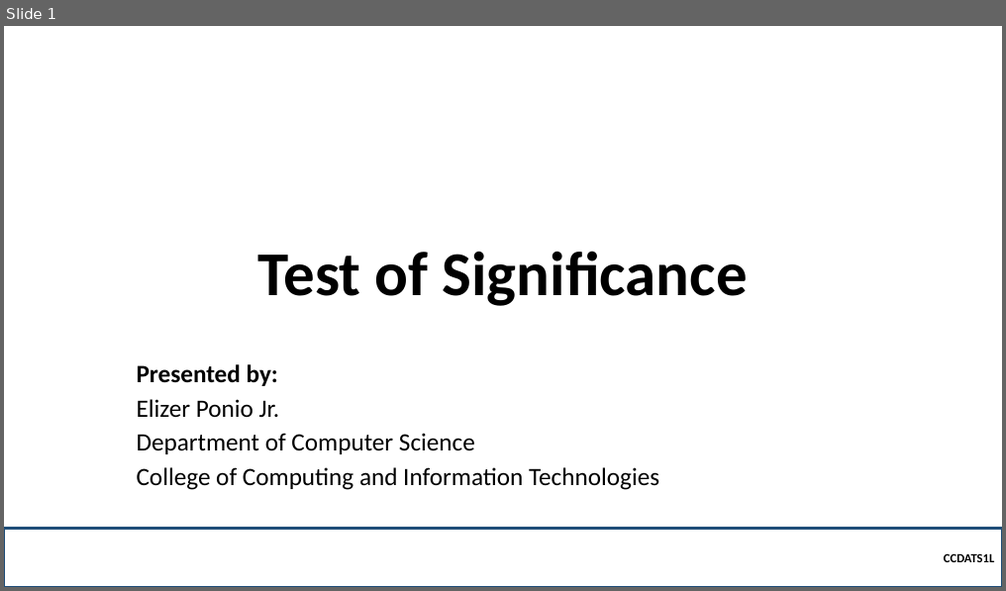
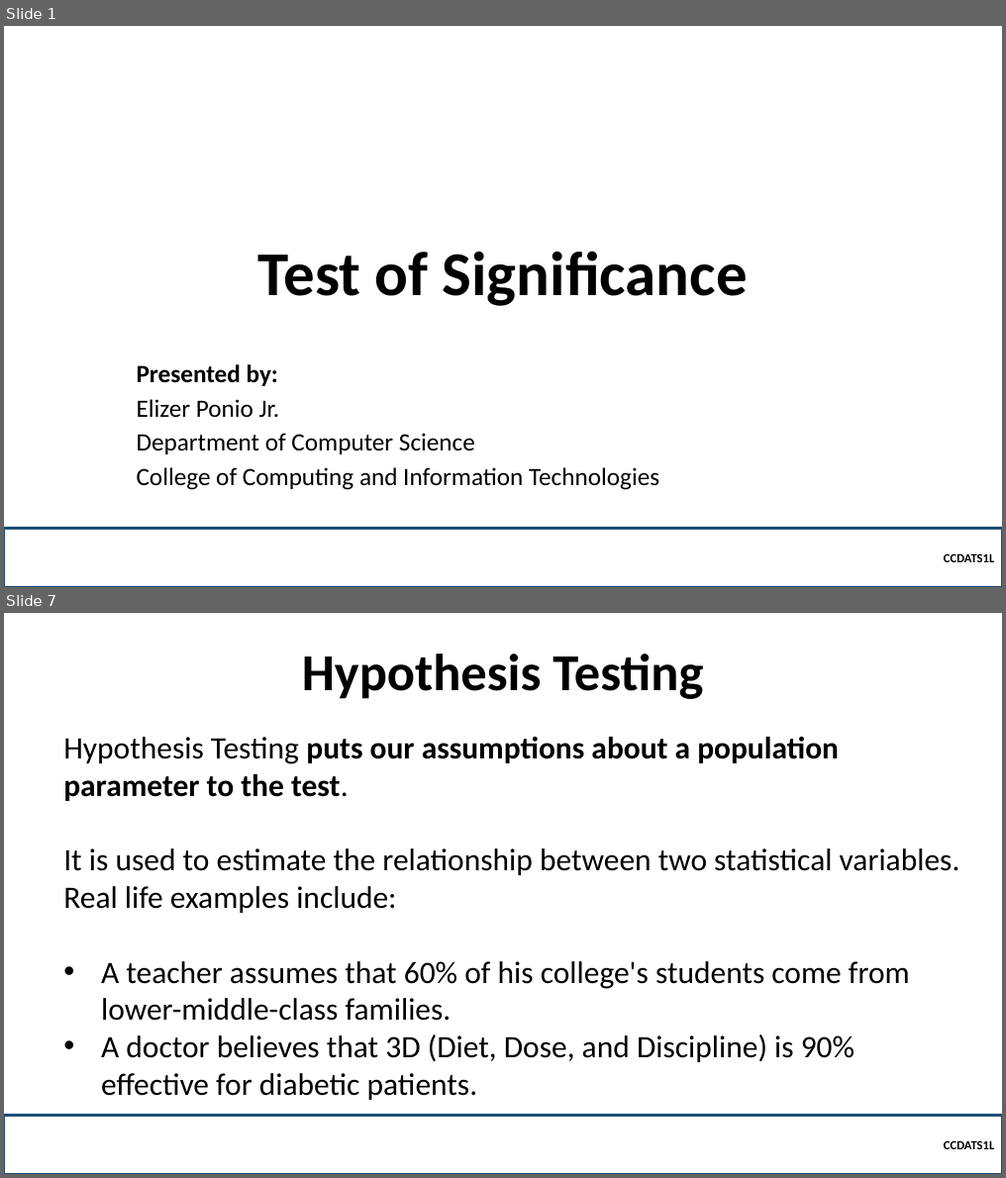
Before and after one commit to robitussin/CCDATS1L, a slide deck: week 10/Test of Significance.pptx. Shown one above the other, each under a label of ours: slide 1 before the commit, slides 1 and 7 after it; the slides between them are not shown. The pictures are 1006x591 and 1006x1178 pixels, drawn with LibreOffice and Linux fonts; fonts in the diff are those of the drawing; background and template pictures are left out. Boxes give left, top, right and bottom in pixels: in the first picture for what was removed or moved away, otherwise in the second. Text is boxed around its words. In the diff, an @@ line names an element or a change of style, - is before the commit and + after.

```diff
--- a/week 10/Test of Significance.pptx
+++ b/week 10/Test of Significance.pptx
@@ slide 7 added at (4, 613, 1002, 1174), background picture (left out) @@
@@ title added at (302, 654, 703, 699), 50 pt, text #000000, bold @@
+Hypothesis Testing
@@ text added at (63, 737, 960, 1100), 30 pt, text #000000 @@
+Hypothesis Testing puts our assumptions about a population parameter to the test.
+It is used to estimate the relationship between two statistical variables. Real life examples include:
+• A teacher assumes that 60% of his college's students come from lower-middle-class families.
+• A doctor believes that 3D (Diet, Dose, and Discipline) is 90% effective for diabetic patients.
@@ rectangle added at (4, 1115, 1002, 1174), outline #1F4E79 2.25 pt, 12 pt, text #000000, bold @@
+  CCDATS1L
```
Also in this commit, not shown: 8 slides changed, 9 other slides added, 2 slides removed, 5 other files.
